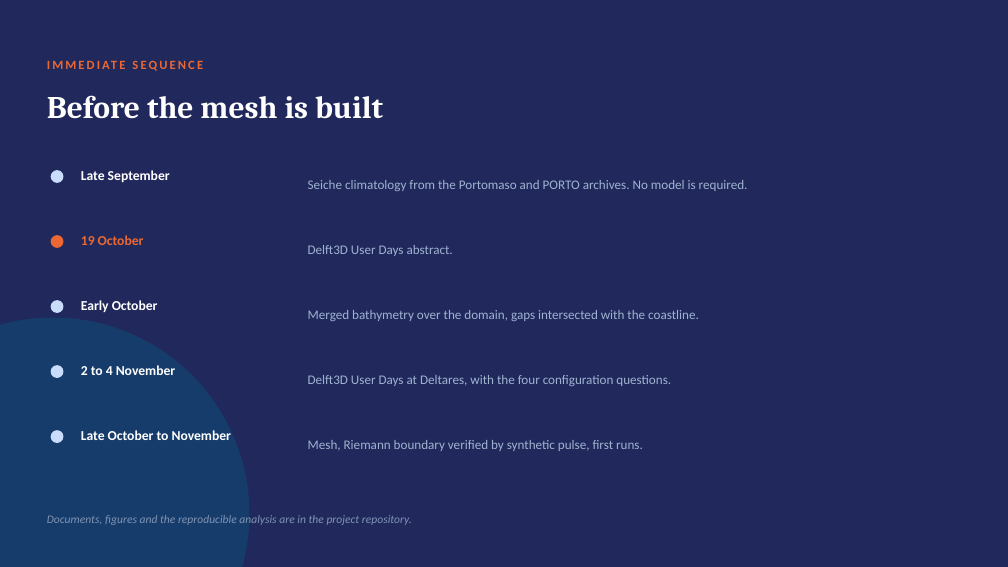
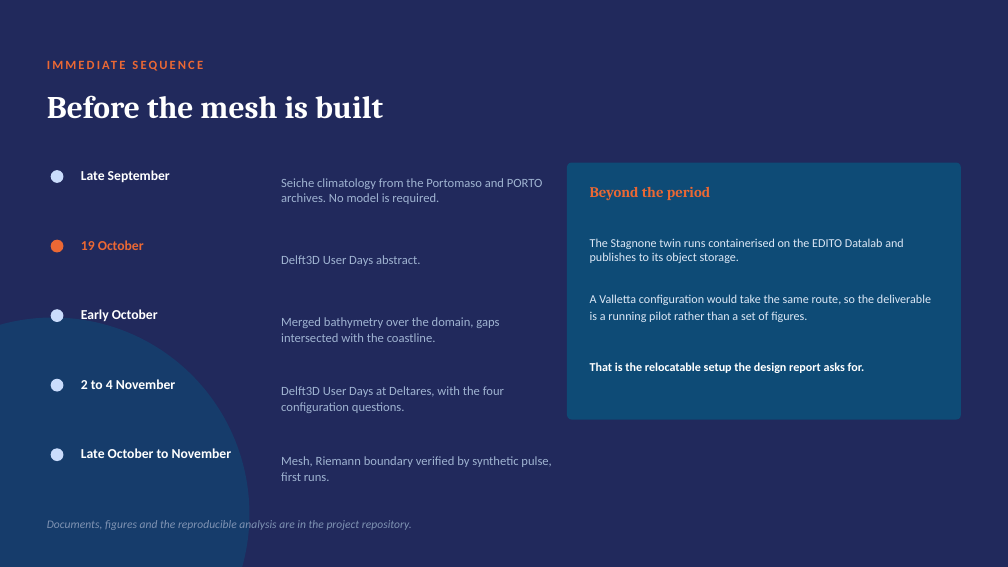
Before and after one commit to cicero-martins/MaltaDT, a slide deck: slide 13 of docs/valletta_model_concept_2026-09-25.pptx (slide 11 before the commit). Drawn at 1008x567 pixels with LibreOffice and Linux fonts; fonts in the diff are those of the drawing. Boxes give left, top, right and bottom in pixels: in the first picture for what was removed or moved away, otherwise in the second. Text is boxed around its words. In the diff, an @@ line names an element or a change of style, - is before the commit and + after.

```diff
--- a/docs/valletta_model_concept_2026-09-25.pptx
+++ b/docs/valletta_model_concept_2026-09-25.pptx
@@ text "Seiche climatology from the Portomaso ...": place and size @@
-text "Seiche climatology from the Portomaso ..." at (308,180,748,191)
+text "Seiche climatology from the Portomaso ..." at (281,178,543,204)
@@ rounded rectangle added at (567,163,961,420), fill #065A82 at 70% opacity @@
@@ text added at (590,187,710,200), 14 pt, text #EB6834, bold @@
+Beyond the period
@@ text "19 October": place and size @@
-text "19 October" at (81,235,144,245)
+text "19 October" at (81,240,144,250)
@@ text "Delft3D User Days abstract.": place and size @@
-text "Delft3D User Days abstract." at (308,245,453,256)
+text "Delft3D User Days abstract." at (281,255,420,266)
@@ text added at (590,238,931,373), 11.5 pt, text #DCE7F5 @@
+The Stagnone twin runs containerised on the EDITO Datalab and publishes to its object storage.
+A Valletta configuration would take the same route, so the deliverable is a running pilot rather than a set of figures.
+That is the relocatable setup the design report asks for.
@@ ellipse: place and size @@
-ellipse at (51,235,64,248)
+ellipse at (51,240,64,253)
@@ ellipse: place and size @@
-ellipse at (51,300,64,313)
+ellipse at (51,309,64,322)
@@ text "Early October": place and size @@
-text "Early October" at (81,300,158,312)
+text "Early October" at (81,309,158,321)
@@ text "Merged bathymetry over the domain, ...": place and size @@
-text "Merged bathymetry over the domain, ..." at (308,310,699,321)
+text "Merged bathymetry over the domain, ..." at (281,317,499,342)
@@ ellipse: place and size @@
-ellipse at (51,365,64,378)
+ellipse at (51,379,64,392)
@@ text "2 to 4 November": place and size @@
-text "2 to 4 November" at (81,365,176,375)
+text "2 to 4 November" at (81,379,176,389)
@@ text "Delft3D User Days at Deltares, ...": place and size @@
-text "Delft3D User Days at Deltares, ..." at (308,375,671,386)
+text "Delft3D User Days at Deltares, ..." at (281,386,504,413)
@@ ellipse: place and size @@
-ellipse at (51,430,64,443)
+ellipse at (51,448,64,461)
@@ text "Late October to November": place and size @@
-text "Late October to November" at (81,430,232,440)
+text "Late October to November" at (81,448,232,458)
@@ size 12.5 to 12 pt; line spacing 16pt to 15pt in 5 elements at (281,178,543,204), (281,255,420,266), (281,317,499,342), (281,386,504,413), (281,456,551,481) @@
@@ text "Mesh, Riemann boundary verified by ...": place and size @@
-text "Mesh, Riemann boundary verified by ..." at (308,440,643,451)
+text "Mesh, Riemann boundary verified by ..." at (281,456,551,481)
@@ text "Documents, figures and the reproducible ...": place and size @@
-text "Documents, figures and the reproducible ..." at (47,515,412,525)
+text "Documents, figures and the reproducible ..." at (47,520,412,530)
```
Also in this commit, not shown: 5 other slides changed, 2 slides added, 1 other file.
